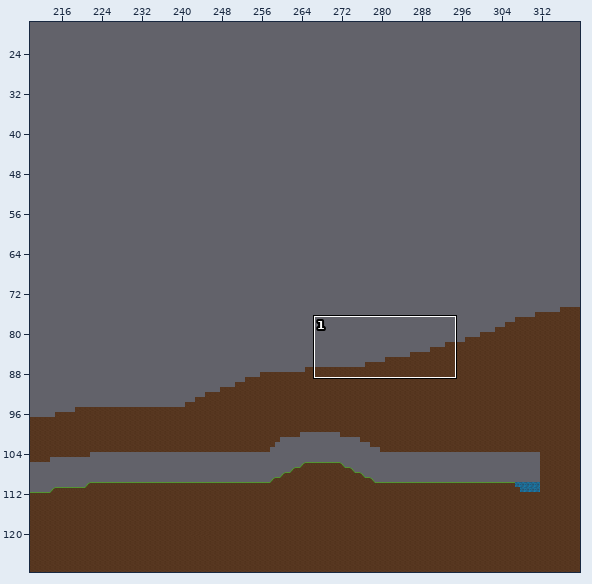
Level history. Tiled map: srcTiled/map_recto.tmx. The first picture is a wide view before the edit; the outline marks the close-up.
Close-up. First the earlier version:
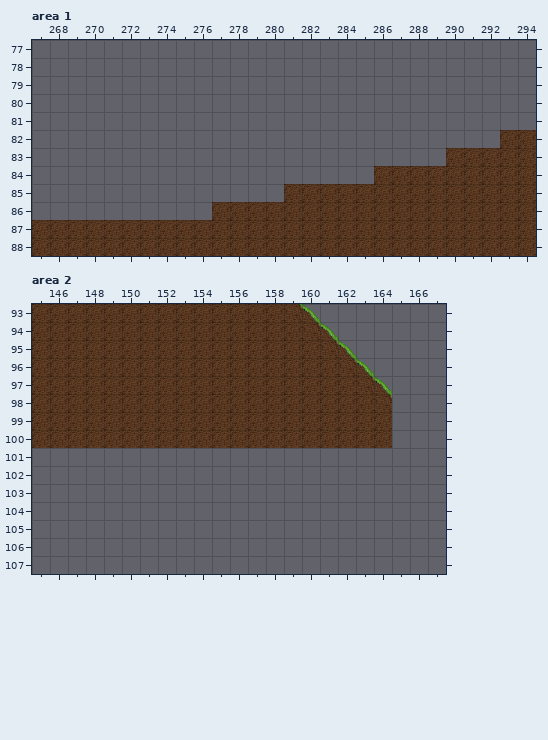
Cells are 32x32 px. Shown: area 1 x 267..294, y 77..88; area 2 x 145..167, y 93..107. The commit also changed other parts of the map, which this record leaves out.
And afterwards:
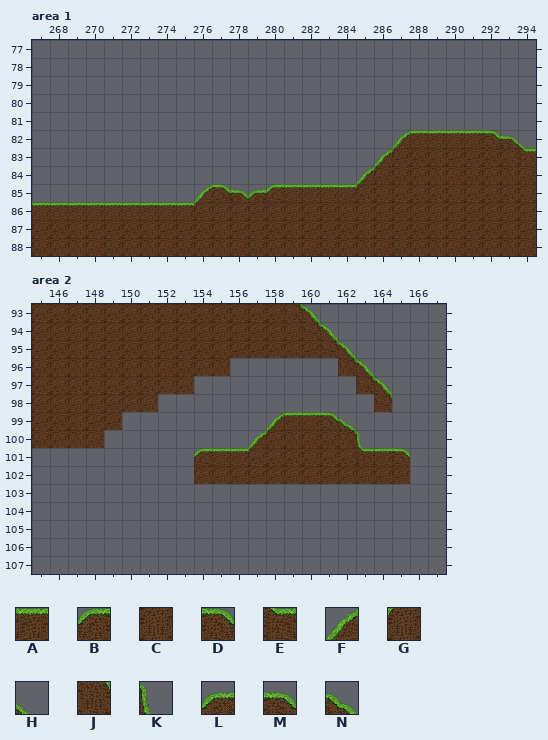
Key: from "tileset_image": A 81, B 120, C 121, D 122, E 162, F 200, G 240, H 241, J 242, K 282, L 320, M 322, N 362.
_ is an empty cell.
Edits made:
Layer "platform_layer", area 1:
y 82: x 287..294 ______CC -> FAAAADMH
y 83: x 286..289 ____ -> FGCC; x 294 C -> E
y 84: x 285..286 _C -> FG
y 85: x 276..285 _____CCCCC -> FDMLBAAAAG
y 86: x 267..276 __________ -> AAAAAAAAAG
Layer "platform_layer", area 2:
y 96: x 156..161 CCCCCC -> ______
y 97: x 154..162 CCCCCCCCC -> _________
y 98: x 152..163 CCCCCCCCCCCC -> ____________
y 99: x 150..164 CCCCCCCCCCCCCCC -> ________FAADN__
y 100: x 149..158 CCCCCCCCCC -> ________FG; x 162..164 CCC -> JK_
y 101: x 154..165 ____________ -> BAAGCCCCCEAD
y 102: x 154..165 ____________ -> CCCCCCCCCCCC
